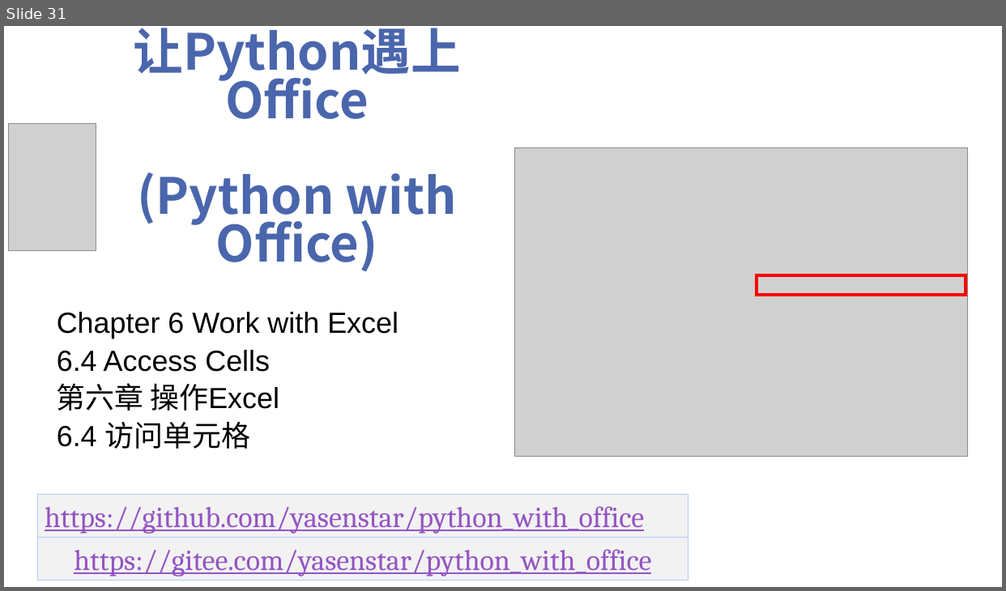
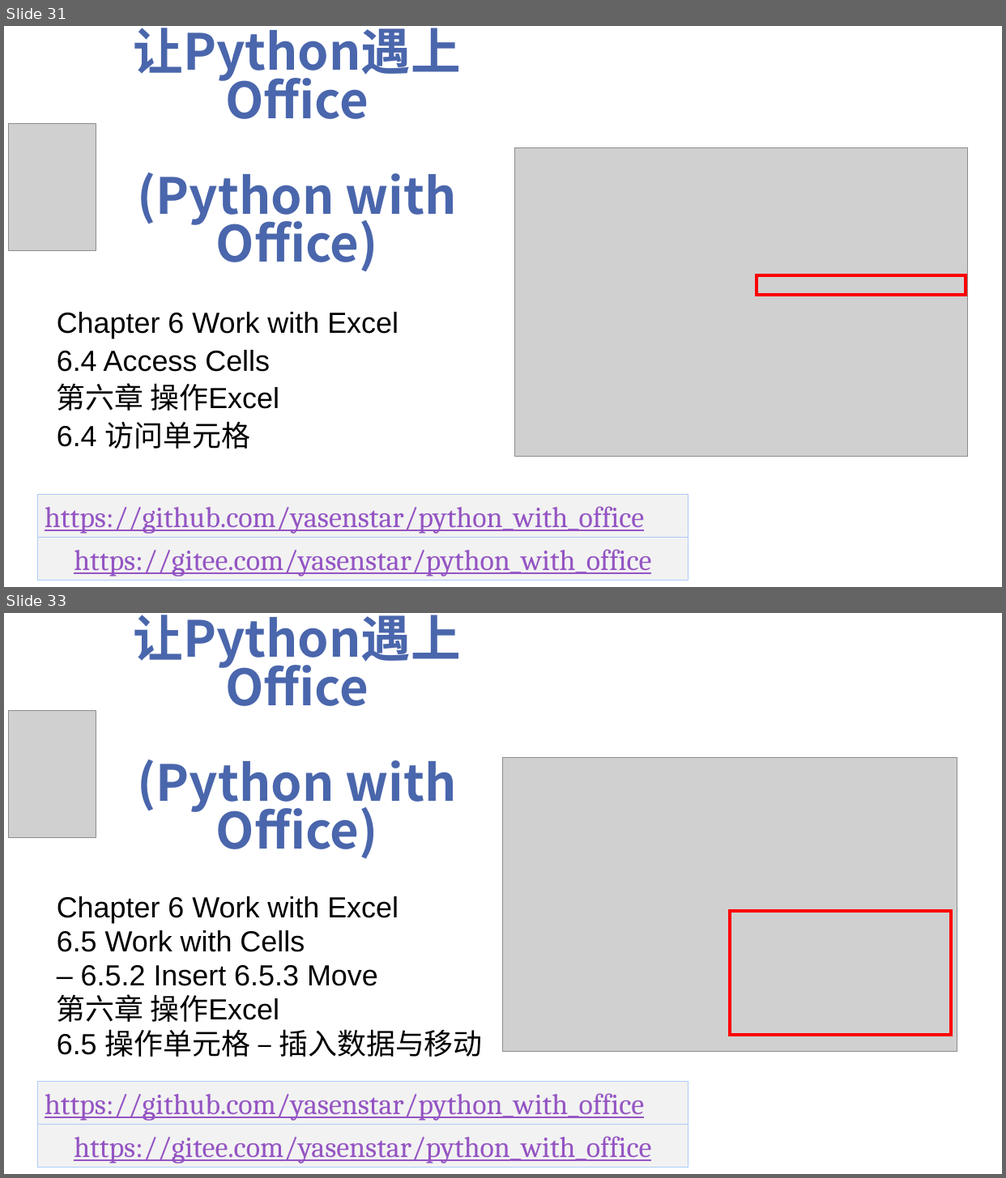
Before and after one commit to yasenstar/python_with_office, a slide deck: Python-with-Office-Video_Covers.pptx. Shown one above the other, each under a label of ours: slide 31 before the commit, slides 31 and 33 after it; the slides between them are not shown. The pictures are 1006x591 and 1006x1178 pixels, drawn with LibreOffice and Linux fonts; fonts in the diff are those of the drawing; grey boxes stand for pictures; background and template pictures are left out. Boxes give left, top, right and bottom in pixels: in the first picture for what was removed or moved away, otherwise in the second. Text is boxed around its words. In the diff, an @@ line names an element or a change of style, - is before the commit and + after.

```diff
--- a/Python-with-Office-Video_Covers.pptx
+++ b/Python-with-Office-Video_Covers.pptx
@@ slide 33 added at (4, 613, 1002, 1174), background picture (left out) @@
@@ title added at (133, 615, 461, 859), 48 pt, text #4A66AC, bold @@
+让Python遇上Office
+(Python with Office)
@@ picture added at (9, 710, 96, 837) @@
@@ picture added at (503, 757, 957, 1052) @@
@@ subtitle added at (57, 897, 482, 1057), 28 pt, text #000000 @@
+Chapter 6 Work with Excel
+6.5 Work with Cells
+– 6.5.2 Insert 6.5.3 Move
+第六章 操作Excel
+6.5 操作单元格 – 插入数据与移动
@@ rectangle added at (731, 912, 951, 1035), outline #FF0000 3 pt @@
@@ rectangle added at (37, 1082, 688, 1124), fill #F2F2F2, outline #ACCBF9 0.75 pt, 28 pt, text #9454C3, underline @@
+https://github.com/yasenstar/python_with_office
@@ rectangle added at (37, 1124, 688, 1167), fill #F2F2F2, outline #ACCBF9 0.75 pt, 28 pt, text #9454C3, underline @@
+https://gitee.com/yasenstar/python_with_office
```
Also in this commit, not shown: 1 slide changed, 10 other files.
